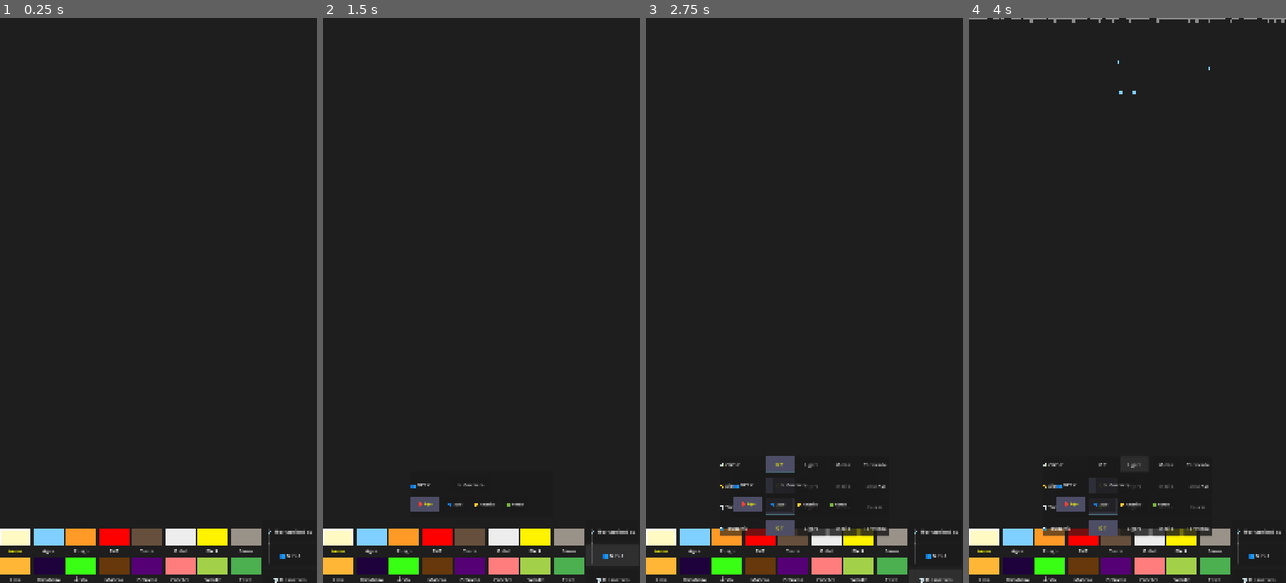
Above: before the commit, frames 1-4 (left to right).
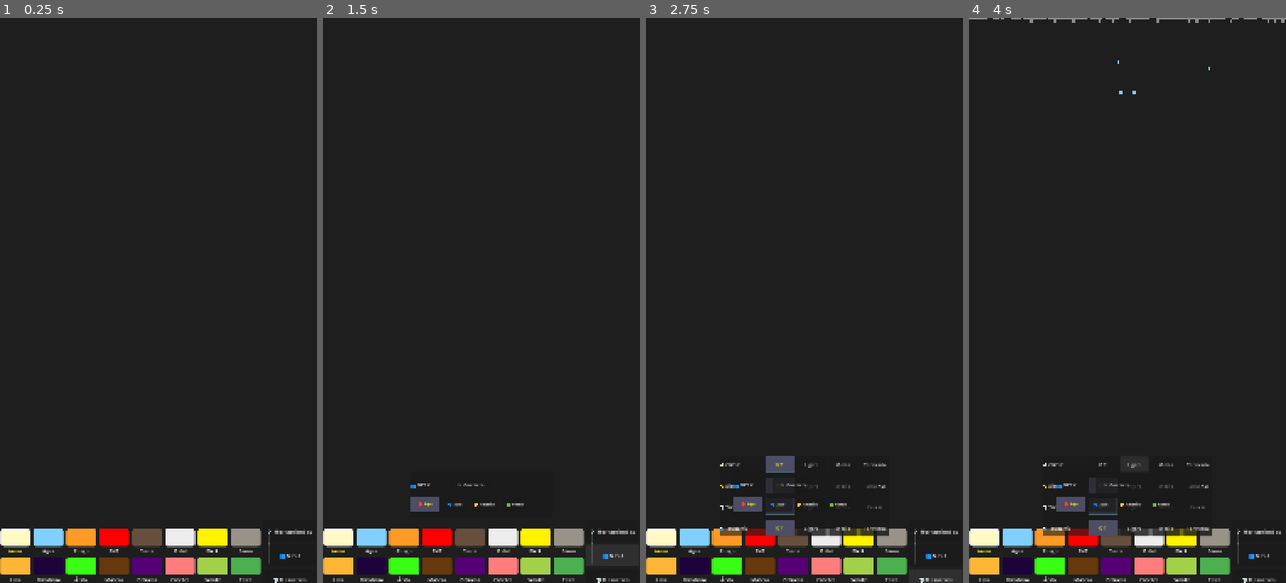
Above: after the commit, the same moments.

Repository: OmarSaez/Sandbox-game
Game: Godot game, scene res://scenes/main/main_scene.tscn
Two runs of this game, one before a commit and one after it. Both use one fixed random seed, a clock stepped at 60 frames per second and the inputs below.
Inputs:
- Up to frame 1 (0.25 s): no input
- Up to frame 2 (1.5 s): click "🛠️ Herramientas" at 0.5 s; click "👥 NPCs" at 1.25 s
- Up to frame 3 (2.75 s): click "🌪️ Desastres" at 2 s
- Up to frame 4 (4 s): click "Off" at 2.75 s; click "Ligero" at 3.5 s

The runs differ from the first frame. In frame 1, 0.4% of the frame differs, in the area x 0-83%, y 90-99%; in frame 2, 0.4%; in frame 3, 0.4%; in frame 4, 0.4%.

Commit message:
Se redondea los elemntos de la barra de materiales

Diff:
--- a/sandbox/scripts/sandbox/sandbox_grid.gd
+++ b/sandbox/scripts/sandbox/sandbox_grid.gd
@@ -221,7 +221,7 @@
 	_register_material(14, Color("#1A1110"), SandboxMaterial.Tags.SOLID | SandboxMaterial.Tags.FLAMMABLE | SandboxMaterial.Tags.GRAV_STATIC | SandboxMaterial.Tags.BURN_SMOKE | SandboxMaterial.Tags.INCENDIARY)
 
 	# Smoke (Light Gray Gas)
-	_register_material(15, Color("F0F0F0"), SandboxMaterial.Tags.GAS | SandboxMaterial.Tags.GRAV_UP | SandboxMaterial.Tags.BURN_NONE)
+	_register_material(15, Color("454545ff"), SandboxMaterial.Tags.GAS | SandboxMaterial.Tags.GRAV_UP | SandboxMaterial.Tags.BURN_NONE)
 
 	# Wood (Strong Brown)
 	_register_material(16, Color("66380C"), SandboxMaterial.Tags.FLAMMABLE | SandboxMaterial.Tags.GRAV_STATIC | SandboxMaterial.Tags.BURN_COAL | SandboxMaterial.Tags.SOLID)
@@ -699,28 +699,30 @@
 	main_vbox.alignment = BoxContainer.ALIGNMENT_CENTER
 	main_vbox.custom_minimum_size = Vector2(85 * s, 70 * s) # SLIGHTLY WIDER FOR BIGGER FONT
 
-	# Icon Wrapper (for border)
+	# Icon Wrapper (The material icon itself)
 	var icon_panel = PanelContainer.new()
 	var icon_style = StyleBoxFlat.new()
-	icon_style.bg_color = Color(0,0,0,0) # Transparent background
+	icon_style.bg_color = material_colors_raw[mat_id] # Use material color as background
+
+	# Rounding
+	var radius = int(8 * s)
+	icon_style.corner_radius_top_left = radius
+	icon_style.corner_radius_top_right = radius
+	icon_style.corner_radius_bottom_left = radius
+	icon_style.corner_radius_bottom_right = radius
+
 	icon_panel.add_theme_stylebox_override("panel", icon_style)
-	icon_panel.custom_minimum_size = Vector2(50 * s, 50 * s) # 40 + 5 + 5 for border
-
-	# Icon (ColorRect)
-	var icon = ColorRect.new()
-	icon.color = material_colors_raw[mat_id]
-	icon.custom_minimum_size = Vector2(40 * s, 40 * s)
-	icon.mouse_filter = Control.MOUSE_FILTER_PASS
-
-	# Connect icon click to selection
-	icon.gui_input.connect(func(event):
+	icon_panel.custom_minimum_size = Vector2(50 * s, 50 * s)
+	icon_panel.mouse_filter = Control.MOUSE_FILTER_STOP # Capture input for rounding
+
+	# Connect click directly to panel
+	icon_panel.gui_input.connect(func(event):
 		if event is InputEventMouseButton and event.pressed:
 			selected_material = mat_id
 			_update_highlights()
 	)
-	icon.set_meta("mat_id", mat_id)
-
-	icon_panel.add_child(icon)
+	icon_panel.set_meta("mat_id", mat_id)
+
 	main_vbox.add_child(icon_panel)
 
 	ui_elements[key + "_icon_pnl"] = icon_panel # Store panel for border
@@ -749,25 +751,31 @@
 		if not child is VBoxContainer: continue # Skip the spacer!
 		var icon_pnl = child.get_child(0)
 		var label = child.get_child(1)
-		var mat_id = icon_pnl.get_child(0).get_meta("mat_id")
-
-		var style = icon_pnl.get_theme_stylebox("panel").duplicate()
+		var highlight_style = icon_pnl.get_theme_stylebox("panel").duplicate()
+		var mat_id = icon_pnl.get_meta("mat_id")
 		if mat_id == selected_material:
-			# HIGHLIGHT: Bright border + Yellow text
-			style.border_width_left = 5
-			style.border_width_top = 5
-			style.border_width_right = 5
-			style.border_width_bottom = 5
-			style.border_color = Color.WHITE
-			icon_pnl.add_theme_stylebox_override("panel", style)
+			# HIGHLIGHT: Bright white border + Yellow text
+			highlight_style.border_width_left = 4
+			highlight_style.border_width_top = 4
+			highlight_style.border_width_right = 4
+			highlight_style.border_width_bottom = 4
+			highlight_style.border_color = Color.WHITE
+			# Keep rounding in highlight
+			var radius = int(8 * _get_ui_scale())
+			highlight_style.corner_radius_top_left = radius
+			highlight_style.corner_radius_top_right = radius
+			highlight_style.corner_radius_bottom_left = radius
+			highlight_style.corner_radius_bottom_right = radius
+
+			icon_pnl.add_theme_stylebox_override("panel", highlight_style)
 			label.add_theme_color_override("font_color", Color.YELLOW)
 		else:
 			# DEFAULT: No border + White text
-			style.border_width_left = 0
-			style.border_width_top = 0
-			style.border_width_right = 0
-			style.border_width_bottom = 0
-			icon_pnl.add_theme_stylebox_override("panel", style)
+			highlight_style.border_width_left = 0
+			highlight_style.border_width_top = 0
+			highlight_style.border_width_right = 0
+			highlight_style.border_width_bottom = 0
+			icon_pnl.add_theme_stylebox_override("panel", highlight_style)
 			label.remove_theme_color_override("font_color")
 
 	# 2. Update Tool/Disaster Highlights (Buttons)
